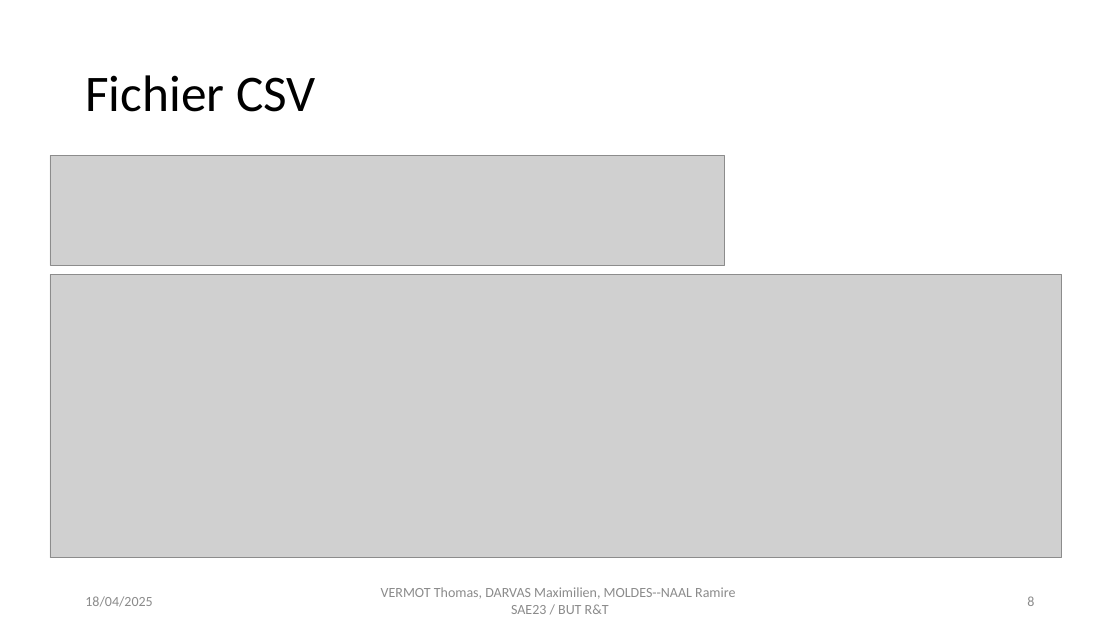
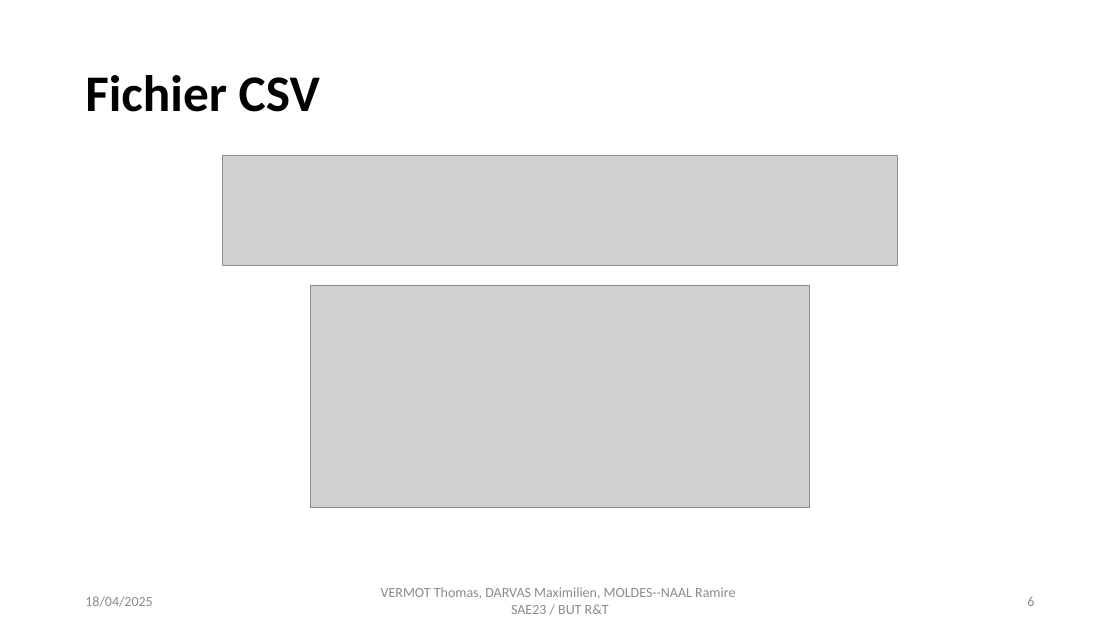
Before and after one commit to smaugue/SAE2.3, a slide deck: slide 6 of Présenation 2.3.pptx (slide 8 before the commit). Drawn at 1120x630 pixels with LibreOffice and Linux fonts; fonts in the diff are those of the drawing; grey boxes stand for pictures. Boxes give left, top, right and bottom in pixels: in the first picture for what was removed or moved away, otherwise in the second. Text is boxed around its words. In the diff, an @@ line names an element or a change of style, - is before the commit and + after.

```diff
--- a/Présenation 2.3.pptx
+++ b/Présenation 2.3.pptx
@@ title "Fichier CSV" at [85,75,320,112]: bold on @@
@@ picture: place and size @@
-picture at [50,155,724,266]
+picture at [223,155,897,266]
@@ picture removed at [50,275,1061,559] @@
@@ picture added at [311,285,810,507] @@
```
Also in this commit, not shown: 4 other slides changed, 2 slides removed.
